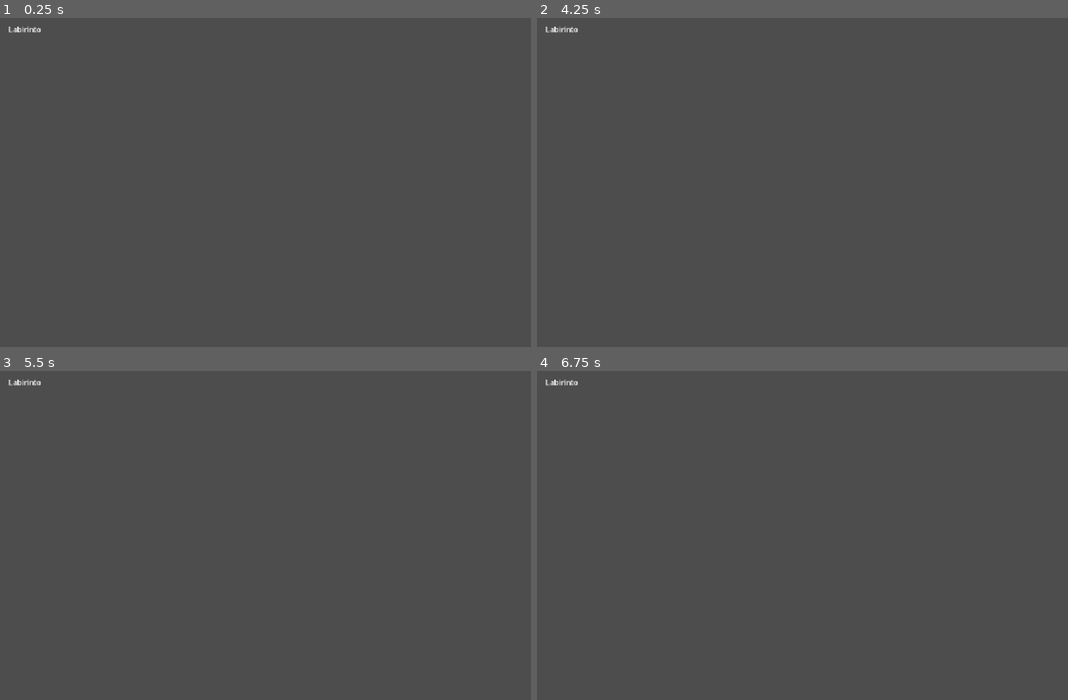
Above: before the commit, frames 1-4 (two rows, left to right).
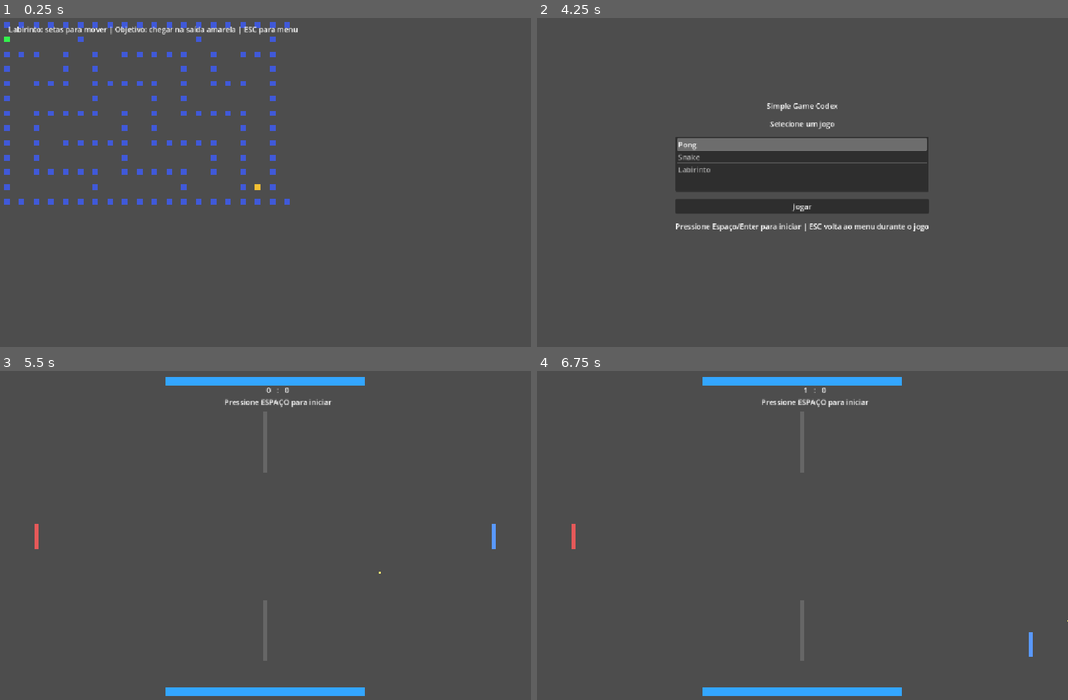
Above: after the commit, the same moments.

Repository: vmagione/Simple-games-prototypes
Game: Godot game, scene res://Scenes/Maze.tscn
Same seed, same stepped clock (60 frames per second), same inputs: the game is played once before the commit and once after it. This scene is started directly instead of the project's main scene.
Inputs (mouse positions are in pixels of both pictures, inside the frame that each line leads up to):
- Up to frame 1 (0.25 s): no input
- Up to frame 2 (4.25 s): tap Enter (ui_accept) at 0.5, 0.77, 1.25, 1.52, 2, 2.75, 3.02, 3.5, 3.77 s; hold Right (ui_right) 0.53-1.28 s; hold Down (ui_down) 1.28-2.03 s; hold Right (ui_right) 2.03-2.78 s; hold Up (ui_up) 2.78-3.53 s; hold Left (ui_left) from 3.53 s (still down); tap Escape (ui_cancel) at 4.15 s
- Up to frame 3 (5.5 s): release Left (ui_left) at 4.25 s; click (265, 558) at 4.25 s, where only the run after the commit has a clickable "Jogar"; tap Space at 5 s; hold Left (ui_left) from 5.03 s (still down); tap Enter (ui_accept) at 5.27 s
- Up to frame 4 (6.75 s): release Left (ui_left) at 5.78 s; hold Down (ui_down) 5.78-6.53 s; hold Right (ui_right) from 6.53 s (still down)

The runs differ from the first frame. In frame 1, 3.1% of the frame differs, in the area x 0-57%, y 1-57%; in frame 2, 10%, in the area x 1-74%, y 2-65%; in frame 3, 2.7%; in frame 4, 2.7%.
Error before the commit: Parse Error: Cannot infer the type of "row" variable because the value doesn't have a set type. (res://Scripts/maze_game.gd:68)

Commit message:
Concertando código labirinto sintaxe
Concertando código labirinto sintaxe

Diff:
--- a/Scenes/Menu.tscn
+++ b/Scenes/Menu.tscn
@@ -1,6 +1,6 @@
-[gd_scene load_steps=2 format=3]
+[gd_scene load_steps=2 format=3 uid="uid://qdhf5n7a5kfb"]
 
-[ext_resource type="Script" path="res://Scripts/menu.gd" id="1_menu"]
+[ext_resource type="Script" uid="uid://cfrurct7dv63p" path="res://Scripts/menu.gd" id="1_menu"]
 
 [node name="Menu" type="Control"]
 layout_mode = 3
@@ -22,6 +22,8 @@
 offset_top = -180.0
 offset_right = 220.0
 offset_bottom = 180.0
+grow_horizontal = 2
+grow_vertical = 2
 
 [node name="VBoxContainer" type="VBoxContainer" parent="MarginContainer"]
 layout_mode = 2
@@ -40,7 +42,6 @@
 [node name="GameList" type="ItemList" parent="MarginContainer/VBoxContainer"]
 custom_minimum_size = Vector2(0, 120)
 layout_mode = 2
-select_mode = 0
 
 [node name="PlayButton" type="Button" parent="MarginContainer/VBoxContainer"]
 layout_mode = 2
--- a/Scripts/maze_game.gd
+++ b/Scripts/maze_game.gd
@@ -65,9 +65,9 @@
 		child.queue_free()
 
 	for y in MAZE_LAYOUT.size():
-		var row := MAZE_LAYOUT[y]
+		var row = MAZE_LAYOUT[y]
 		for x in row.length():
-			var cell := row[x]
+			var cell = row[x]
 			var grid_pos := Vector2i(x, y)
 			if cell == "#":
 				_add_square(walls_container, grid_pos, Color(0.25, 0.35, 0.85, 1.0))
Not shown, added: Scripts/maze_game.gd.uid
